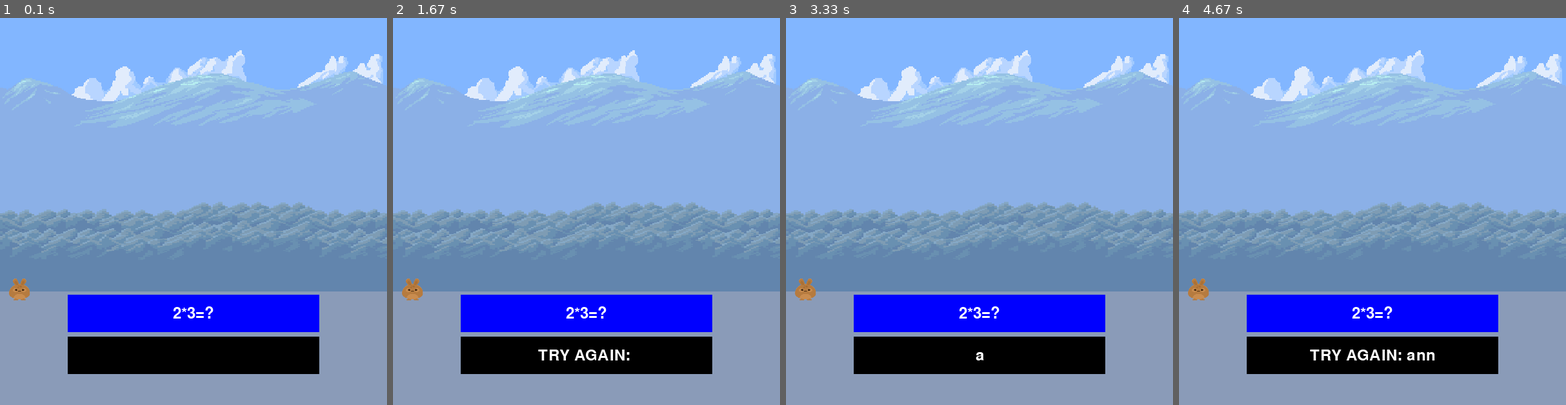
Above: before the commit, frames 1-4 (left to right).
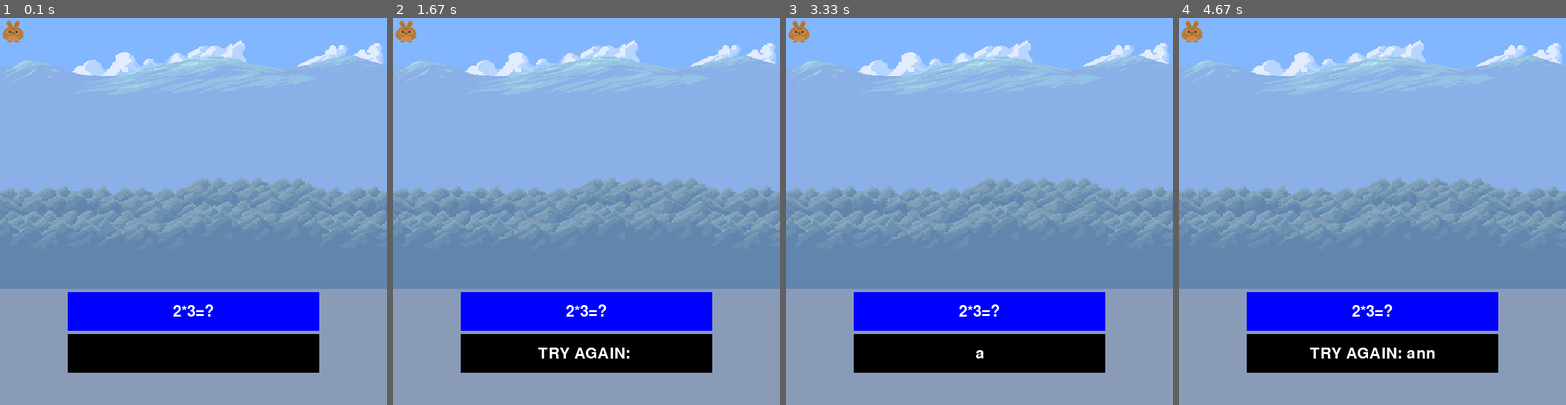
Above: after the commit, the same moments.

Repository: calmcoconut/pygame-math-fun
Game: pygame game, started from main.py
The game is run twice, just before and just after one commit, with the same random seed, the same clock (stepped at 60 frames per second) and the same inputs.
Inputs (mouse positions are in pixels of both pictures, inside the frame that each line leads up to):
- Up to frame 1 (0.1 s): no input
- Up to frame 2 (1.67 s): click (586, 354) at 0.38 s; tap Enter at 0.67, 1.43 s; press the mouse at (586, 354) at 1.03 s; move the mouse to (512, 219) at 1.13 s; release the mouse at (439, 87) at 1.27 s
- Up to frame 3 (3.33 s): click (948, 312) at 1.95 s; type "a" at 3.23 s
- Up to frame 4 (4.67 s): type "n" at 3.53 s; press the mouse at (1341, 312) at 3.77 s; type "n" at 3.83 s; move the mouse to (1291, 211) at 3.87 s; move the mouse to (1237, 107) at 3.97 s; release the mouse at (1237, 107) at 4 s; tap Enter at 4.17 s; move the mouse to (1322, 149) at 4.3 s; click (1322, 149) at 4.42 s

The runs differ from the first frame. In frame 1, 17% of the frame differs, in the area x 0-100%, y 0-92%; in frame 2, 17%; in frame 3, 17%; in frame 4, 17%.

Commit message:
change to dictionary data type

Diff:
--- a/local_settings.py
+++ b/local_settings.py
@@ -20,6 +20,7 @@
 
 CENTERX = WINDOWWIDTH // 2
 CENTERY = WINDOWHEIGHT // 2
-FORESTSTART = WINDOWHEIGHT - (WINDOWHEIGHT // 1.5)
+FOREGROUNDSTART = WINDOWHEIGHT - (WINDOWHEIGHT // 1.5)
+UIHEIGHT = int(round(3/10 * WINDOWHEIGHT))
 
 PATH = os.getcwd()
--- a/main.py
+++ b/main.py
@@ -9,18 +9,29 @@
 pygame.font.init()
 font = pygame.font.SysFont(None, 36)
 
-backgroundImageMountainsRect = pygame.Rect(0, 0, WINDOWWIDTH, WINDOWHEIGHT // 1.5)
-backgroundImageMountains = pygame.image.load(os.path.join(PATH, 'img', 'country-platform-back.png'))
-mountainsStretchedImage = pygame.transform.scale(backgroundImageMountains, (WINDOWWIDTH, int(WINDOWHEIGHT // 1.5)))
-backgroundImageForests = pygame.image.load(os.path.join(PATH, 'img', 'country-platform-forest.png'))
-backgroundImageForestsRect = pygame.Rect(0, FORESTSTART, WINDOWWIDTH, backgroundImageForests.get_height())
-forestsStretchedImage = pygame.transform.scale(backgroundImageForests, backgroundImageForestsRect.size)
+# BG 4/10 OF THE SCREEN, FOREGROUND SHOULD BE 4/10 AS WELL
+BG_HEIGHT = int(WINDOWHEIGHT - UIHEIGHT)
+BG_RECT_BACK = pygame.Rect(0, 0, WINDOWWIDTH, int(BG_HEIGHT // 1.5))
+BG_RECT_FORE = pygame.Rect(0, BG_RECT_BACK.centery, WINDOWWIDTH, int(BG_HEIGHT // 1.5))
 # start UI
-UISTART = FORESTSTART + backgroundImageForests.get_height()
-UISIZE = (2 / 3 * WINDOWWIDTH, WINDOWHEIGHT - UISTART)
-UILEFT = (WINDOWWIDTH - UISIZE[0]) / 2
-UIQUESTIONRECT = pygame.Rect(UILEFT + 5, UISTART + 5, UISIZE[0] - 10, UISIZE[1] * 1 / 3)
-UIANSWERRECT = pygame.Rect(UILEFT + 5, UISTART + UISTART * 1 / 6, UISIZE[0] - 10, UISIZE[1] * 1 / 3)
+UI_START = WINDOWHEIGHT - UIHEIGHT
+UI_SIZE = (2 / 3 * WINDOWWIDTH, WINDOWHEIGHT - UI_START)
+UI_LEFT = (WINDOWWIDTH - UI_SIZE[0]) / 2
+UI_QUESTION_RECT = pygame.Rect(UI_LEFT + 5, UI_START + 5, UI_SIZE[0] - 10, UI_SIZE[1] * 1 / 3)
+UI_ANSWER_RECT = pygame.Rect(UI_LEFT + 5, UI_START + UI_START * 1 / 6, UI_SIZE[0] - 10, UI_SIZE[1] * 1 / 3)
+
+IMAGES_DICT = {
+    'bg_mountains': pygame.transform.scale(pygame.image.load(os.path.join(PATH, 'img', 'country-platform-back.png')),
+                                           (WINDOWWIDTH, BG_RECT_BACK.height)),
+    'bg_forests': pygame.transform.scale(pygame.image.load(os.path.join(PATH, 'img', 'country-platform-forest.png')),
+                                         (WINDOWWIDTH, BG_RECT_FORE.height)),
+    'rabbit': pygame.transform.scale(pygame.image.load(os.path.join(PATH, 'img', 'player_simple.png')), (40, 40))
+}
+
+PLAYER_IMAGES = {
+    'rabbit': IMAGES_DICT['rabbit']
+}
+
 
 playerRect = pygame.Rect(10, 400, 40, 40)  # left, top, width, height
 playerImage = pygame.image.load(os.path.join(PATH, 'img', 'player_simple.png'))
@@ -42,13 +53,13 @@
 
 
 def drawSimpleUI(surface):
-    pygame.draw.rect(surface, STEELBLUE, ((UILEFT, UISTART), UISIZE))
-    pygame.draw.rect(surface, BLUE, UIQUESTIONRECT)
-    pygame.draw.rect(surface, BLACK, UIANSWERRECT)
+    pygame.draw.rect(surface, STEELBLUE, ((UI_LEFT, UI_START), UI_SIZE))
+    pygame.draw.rect(surface, BLUE, UI_QUESTION_RECT)
+    pygame.draw.rect(surface, BLACK, UI_ANSWER_RECT)
 
 
 def drawQuestion(surface, question):
-    drawText(question, font, surface, UIQUESTIONRECT.center)
+    drawText(question, font, surface, UI_QUESTION_RECT.center)
 
 
 def checkInputAnswer(surface, correctAnswer):
@@ -84,7 +95,7 @@
                 input_active = not input_active
                 oldInput = userInput[:]
                 answer_result = checkInputAnswer(windowSurface, 6)
-                pygame.time.set_timer(USER_ENTERED_ANSW, 600, True) # event, time, once?
+                pygame.time.set_timer(USER_ENTERED_ANSW, 600, True)  # event, time, once?
         if input_active and event.type == KEYDOWN:
             if event.key == pygame.K_BACKSPACE:
                 userInput = userInput[:-1]
@@ -98,7 +109,7 @@
             if event.key == K_ESCAPE and input_active:
                 input_active = not input_active
         if event.type == pygame.MOUSEBUTTONUP:
-            if not input_active and UIANSWERRECT.collidepoint(event.pos):
+            if not input_active and UI_ANSWER_RECT.collidepoint(event.pos):
                 input_active = not input_active
         if event.type == USER_ENTERED_ANSW:
             if answer_result:
@@ -110,10 +121,10 @@
 
         windowSurface.fill(BACKGROUND)
 
-        windowSurface.blit(mountainsStretchedImage, backgroundImageMountainsRect)
-        windowSurface.blit(forestsStretchedImage, backgroundImageForestsRect)
-        windowSurface.blit(playerStretchedImage, playerRect)
+        windowSurface.blit(IMAGES_DICT['bg_mountains'], BG_RECT_BACK)
+        windowSurface.blit(IMAGES_DICT['bg_forests'], BG_RECT_FORE)
+        windowSurface.blit(PLAYER_IMAGES['rabbit'], PLAYER_IMAGES['rabbit'].get_rect())
         drawSimpleUI(windowSurface)
         drawQuestion(windowSurface, "2*3=?")
-        drawText(userInput, font, windowSurface, UIANSWERRECT.center)
+        drawText(userInput, font, windowSurface, UI_ANSWER_RECT.center)
         refreshScreen()
